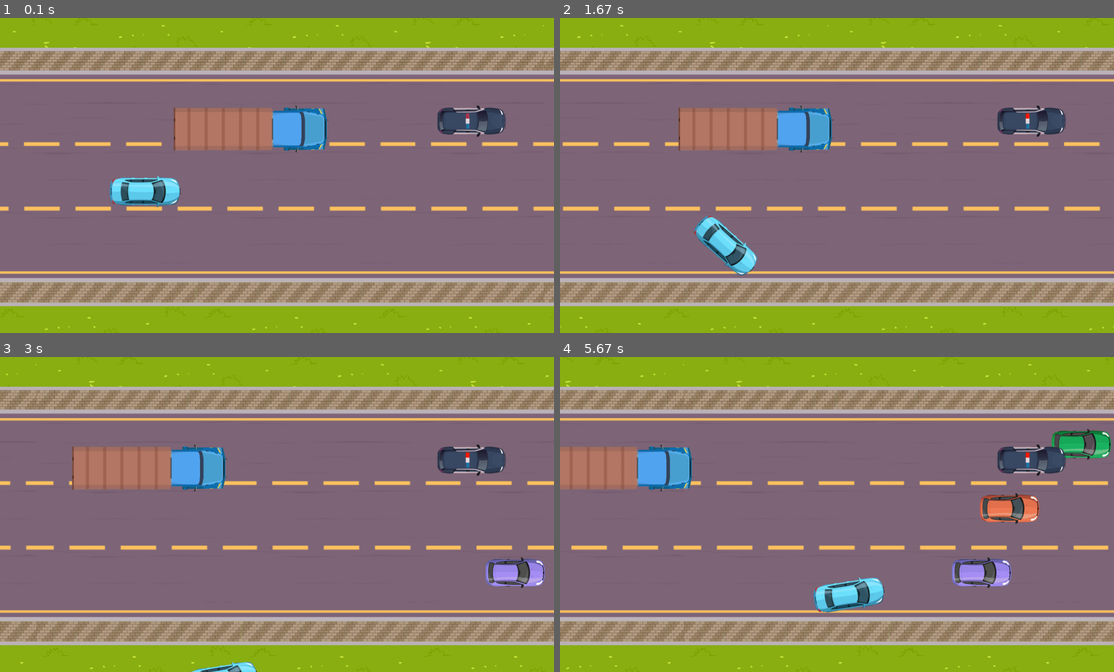
Above: before the commit, frames 1-4 (two rows, left to right).
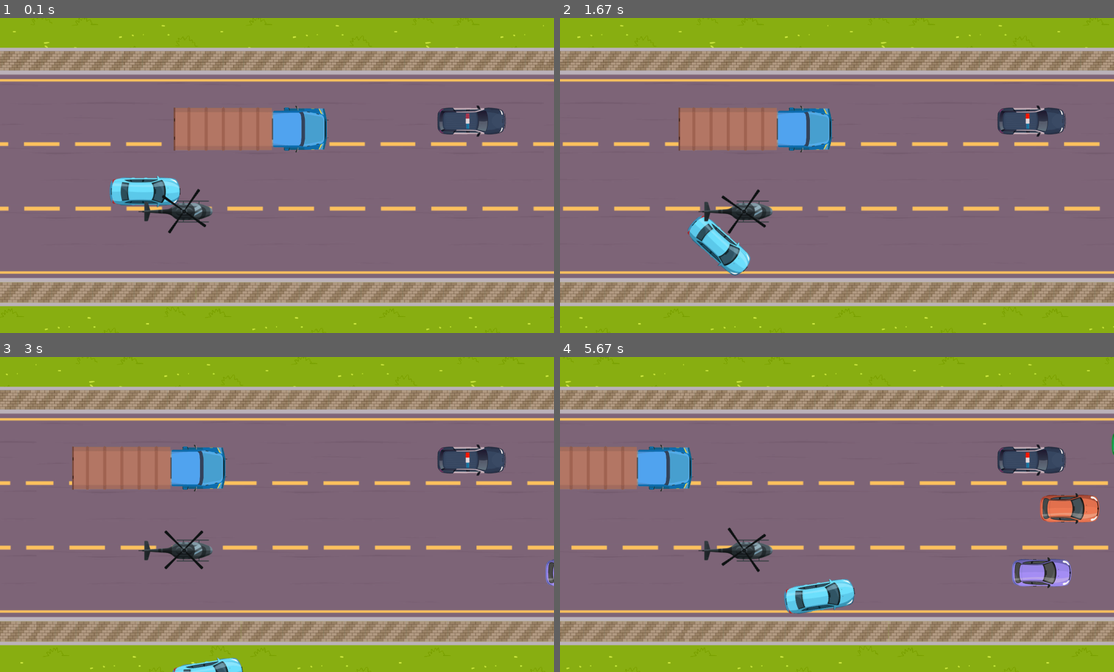
Above: after the commit, the same moments.

Repository: AdamJ77/highway-pygame
Game: pygame game, started from main_speeding.py
Same seed, same stepped clock (60 frames per second), same inputs: the game is played once before the commit and once after it.
Inputs:
- Up to frame 1 (0.1 s): no input
- Up to frame 2 (1.67 s): tap Space at 0.33, 0.73, 1.03, 1.23, 1.53 s; hold P 0.67-1.13 s; hold D 0.67-1.13 s; hold D 1.17-1.63 s
- Up to frame 3 (3 s): hold W 1.67-1.97 s; tap Space at 1.73, 2.07, 2.37, 2.57, 2.87 s; hold D 2-2.47 s; hold A from 2.5 s (still down)
- Up to frame 4 (5.67 s): release A at 3.03 s; hold S 3.07-3.37 s; tap Space at 3.13, 3.47, 3.77, 3.9, 4.3, 4.6, 4.97, 5.37 s; hold A 3.4-3.8 s; hold W 3.83-4.2 s; hold D 4.23-4.87 s; hold S 4.9-5.27 s; hold A from 5.3 s (still down)

The runs differ from the first frame. In frame 1, 0.6% of the frame differs, in the area x 25-39%, y 54-69%; in frame 2, 1.6%; in frame 3, 2.0%; in frame 4, 6.3%, in the area x 25-100%, y 22-82%.

Commit message:
Added police chopper class and fixed spawning traffic spot

Diff:
--- a/class_player.py
+++ b/class_player.py
@@ -1,23 +1,12 @@
+import math
+
 import pygame as pg
-import math
-from classes_other import (
-    Car
-)
 
-from config import (
-    WIDTH,
-    HEIGHT,
-    PLAYER_IMAGE,
-    PLAYER_WIDTH,
-    PLAYER_HEIGHT,
-    SPEED_PLAYER,
-    BRAKE_LIGHTS,
-    ACELERATION,
-    SCROLL_SPEED,
-    BRAKE_DECEL,
-    ANGLE_ROTATE,
-    MAX_ANGLE
-)
+from classes_other import Car
+from config import (ACELERATION, ANGLE_ROTATE, BRAKE_DECEL, BRAKE_LIGHTS,
+                    HEIGHT, MAX_ANGLE, PLAYER_HEIGHT, PLAYER_IMAGE,
+                    PLAYER_WIDTH, SCROLL_SPEED, SPEED_PLAYER, WIDTH)
+
 
 class Player(Car):
     def __init__(self) -> None:
@@ -68,7 +57,7 @@
 
     def no_acceleration(self) -> None:
         """Speed down if no acceleration"""
-        if self.speed > SPEED_PLAYER and (new_x := self.x + self.speed) < WIDTH - PLAYER_WIDTH:
+        if self.speed > SPEED_PLAYER + 1 and (new_x := self.x + self.speed) < WIDTH - PLAYER_WIDTH:
             if self.speed - self.decelaration >= SPEED_PLAYER:
                 self.speed -= self.decelaration
                 self.x = new_x
--- a/classes_other.py
+++ b/classes_other.py
@@ -1,26 +1,21 @@
+import math
+from enum import Enum, auto
+
 import pygame as pg
-from enum import Enum, auto
-import math
+
+from config import (ANGLE_ROTATE, CHOPPER_STARTING_POINT,
+                    FREQUENCY_OF_POLICE_LIGHTS, FRICTION_DECEL,
+                    MAX_ANGLE_TRAFFIC_CHANGE_LINE, MAX_SPEED_PLAYER,
+                    POLICE_CAR_HEIGHT, POLICE_CAR_IMAGE,
+                    POLICE_CAR_IMAGE_LIGHTS_B, POLICE_CAR_IMAGE_LIGHTS_R,
+                    POLICE_CAR_WIDTH, POLICE_CHOPPER_HEIGHT,
+                    POLICE_CHOPPER_IMAGE, POLICE_CHOPPER_WIDTH, SCROLL_SPEED,
+                    SPEED_PLAYER, TIME_OF_TURN, TRUCK_HEIGHT, TRUCK_IMAGE,
+                    TRUCK_WIDTH, TURBINE_HEIGHT, TURBINE_IMAGE, TURBINE_SPEED,
+                    TURBINE_WIDTH)
+
 # from class_player import Player
 
-from config import (
-    SPEED_PLAYER,
-    MAX_SPEED_PLAYER,
-    FRICTION_DECEL,
-    SCROLL_SPEED,
-    TRUCK_IMAGE,
-    TRUCK_HEIGHT,
-    TRUCK_WIDTH,
-    POLICE_CAR_IMAGE,
-    POLICE_CAR_HEIGHT,
-    POLICE_CAR_WIDTH,
-    POLICE_CAR_IMAGE_LIGHTS_B,
-    POLICE_CAR_IMAGE_LIGHTS_R,
-    FREQUENCY_OF_POLICE_LIGHTS,
-    ANGLE_ROTATE,
-    MAX_ANGLE_TRAFFIC_CHANGE_LINE,
-    TIME_OF_TURN
-)
 
 
 class Game:
@@ -202,3 +197,53 @@
 
     def automatic_following(other: Car):
         pass
+
+
+class Chopper:
+    def __init__(self) -> None:
+        self._x = CHOPPER_STARTING_POINT[0]
+        self._y = CHOPPER_STARTING_POINT[1]
+        self.model = POLICE_CHOPPER_IMAGE
+        self.height = POLICE_CHOPPER_HEIGHT
+        self.width = POLICE_CHOPPER_WIDTH
+        # self.x_turbine = 100
+        # self.y_turbine = 100
+        self.turbine_model = TURBINE_IMAGE
+        self.turbine_image = self.turbine_model
+        self.turbine_height = TURBINE_HEIGHT
+        self.turbine_width = TURBINE_WIDTH
+        self.turbine_rotation = 0
+        self.turbine_speed = TURBINE_SPEED
+        self.turbine_rect = self.turbine_image.get_rect()
+        self.turbine_rect.center = self.turbine_center_point()
+
+    def turbine_center_point(self) -> tuple[float]:
+        return (self.x + self.width / 2 + 15, self.y + self.height / 2 )
+
+    def rotate_turbine(self):
+        # rotated_image = pg.transform.rotate(self.turbine_model, self.turbine_rotation)
+        # new_rect = rotated_image.get_rect(center=(self.turbine_model.get_rect(topleft=(self.x_turbine, self.y_turbine)).center))
+        # self.turbine_model = rotated_image
+        # self.turbine_rotation += TURBINE_SPEED % 360
+        # self.x_turbine, self.y_turbine = new_rect.topleft
+        self.turbine_image = pg.transform.rotate(self.turbine_model, self.turbine_rotation)
+        self.turbine_rotation += TURBINE_SPEED % 360  # Value will reapeat after 359. This prevents angle to overflow.
+        x, y = self.turbine_rect.center  # Save its current center.
+        self.turbine_rect = self.turbine_image.get_rect()  # Replace old rect with new rect.
+        self.turbine_rect.center = (x, y)  # Put the new rect's center at old center.
+
+    @property
+    def x(self):
+        return self._x
+
+    @x.setter
+    def x(self, new_x):
+        self._x = new_x
+
+    @property
+    def y(self):
+        return self._y
+
+    @y.setter
+    def y(self, new_y):
+        self._y = new_y
--- a/collisions.py
+++ b/collisions.py
@@ -80,9 +80,9 @@
     traffic_cars: np.array,
     upper: pg.Rect,
     lower: pg.Rect
-    ):
+    )-> None:
     is_collision = check_boundaries_collision(player, upper, lower)
-    print(is_collision)
+    # print(is_collision)
     if is_collision:
         boundary = "upper" if is_collision is upper else "lower"
         player.rotate_back(boundary)
--- a/concepts/testing_rotation.py
+++ /dev/null
@@ -1,188 +0,0 @@
-from importlib.util import set_loader
-import pygame as pg
-import math
-from collections import Counter
-
-
-WIDTH, HEIGHT = 1900, 1000
-
-PLAYER_WIDTH, PLAYER_HEIGHT = WIDTH // 4, HEIGHT // 7
-WIN = pg.display.set_mode((WIDTH, HEIGHT))
-PLAYER_IMAGE = pg.transform.rotate(pg.image.load("images/player_car_new.png"), -90)
-HIGHWAY_IMAGE = pg.transform.scale(pg.image.load("images/highway2.png"), (WIDTH, HEIGHT))
-# LAMP_IMAGE = pg.transform.scale(pg.image.load("images/lamp.png"), (35, 173))
-DRIVING_AREA_SIZE = (HEIGHT//5, 4*HEIGHT//5)
-
-HIGHWAY_IMAGE_WIDTH = HIGHWAY_IMAGE.get_width()
-print(HIGHWAY_IMAGE_WIDTH)
-tiles = math.ceil((WIDTH / HIGHWAY_IMAGE_WIDTH)) + 2    # maybe 1
-print(tiles)
-SCROLL_SPEED = 5
-
-SPEED_PLAYER = 0
-MAX_SPEED_PLAYER = 20
-ACELERATION = 0.5
-
-SPEED_CAR_SIDEWAYS = 5
-FRICTION_DECEL = 0.5     # decelaration caused by friction and no acceleration
-BRAKE_DECEL = 10
-
-ANGLE_ROTATE = 2
-ROTATION_BACK_SPEED_ANGLE = 2
-MAX_ANGLE = 45
-
-pg.display.set_caption("Highway ride")
-
-class Car:
-    def __init__(self) -> None:
-        self._x
-        self._y
-        self.model
-
-
-class Player(Car):
-    def __init__(self) -> None:
-        self._x = PLAYER_WIDTH
-        self._y = HEIGHT // 2
-        self.rotation = 0
-        self.image = PLAYER_IMAGE
-        self.speed = SPEED_PLAYER
-        self.decelaration = FRICTION_DECEL
-        # self.speed
-
-    @property
-    def x(self):
-        return self._x
-
-    @x.setter
-    def x(self, new_x):
-        self._x = new_x
-
-    @property
-    def y(self):
-        return self._y
-
-    @y.setter
-    def y(self, new_y):
-        self._y = new_y
-
-    def get_tan(self) -> float:
-        """Convert angle rotation of the player from the x axis to value of tangens of it"""
-        return math.tan(math.radians(abs(self.rotation)))
-
-    def move_forward(self) -> None:
-        """Move car forward depending on the car's rotation"""
-        if self.x + self.speed < WIDTH - PLAYER_WIDTH // 2:
-            self.x += self.speed
-            if self.speed < MAX_SPEED_PLAYER:
-                self.speed += ACELERATION
-            self.move_sideways()
-
-    def move_sideways(self) -> None:
-        """Move sideways if there is rotation != 0"""
-        if self.rotation > 0 and self.y - self.speed * self.get_tan() > DRIVING_AREA_SIZE[0]:
-            self.y -= (self.speed + SCROLL_SPEED) * self.get_tan()
-        if self.rotation < 0 and self.y + self.speed * self.get_tan() < DRIVING_AREA_SIZE[1]:
-            self.y += (self.speed + SCROLL_SPEED) * self.get_tan()
-
-    def no_acceleration(self) -> None:
-        """Speed down if no acceleration"""
-        if self.speed > SPEED_PLAYER and self.x + self.speed < WIDTH:
-            if self.speed - self.decelaration >= SPEED_PLAYER:
-                self.speed -= self.decelaration
-                self.x += self.speed
-        else:
-            if self.x - self.decelaration > 0:
-                self.x -= self.decelaration * 6
-        self.move_sideways()
-
-    def brake(self) -> None:
-        """Massive speed down"""
-        if self.speed > SPEED_PLAYER and self.x + self.speed < WIDTH:
-            if self.speed - self.decelaration * 5 >= SPEED_PLAYER:
-                self.speed -= self.decelaration * 5
-                self.x += self.speed
-            else:
-                self.speed = SPEED_PLAYER
-        elif not self.speed:
-            if self.x - BRAKE_DECEL > 0:
-                self.x -= BRAKE_DECEL
-        # drifting mode to be added
-
-    def rotate_left(self) -> None:
-        if self.rotation < MAX_ANGLE:
-            self.image = pg.transform.rotate(PLAYER_IMAGE, self.rotation)
-            self.rotation += ANGLE_ROTATE
-
-    def rotate_right(self) -> None:
-        if self.rotation > -MAX_ANGLE:
-            self.image = pg.transform.rotate(PLAYER_IMAGE, self.rotation)
-            self.rotation -= ANGLE_ROTATE
-
-    def rotate_back(self) -> None:
-        if self.rotation > 0:
-            self.rotate_right()
-        if self.rotation < 0:
-            self.rotation += ROTATION_BACK_SPEED_ANGLE
-            self.image = pg.transform.rotate(PLAYER_IMAGE, self.rotation)
-
-
-def move_player(player: Player) -> None:
-    keys_pressed = pg.key.get_pressed()
-    # counter = Counter(keys_pressed)
-    if keys_pressed[pg.K_w]:
-        player.move_forward()
-    if keys_pressed[pg.K_a]:
-       player.rotate_left()
-    if keys_pressed[pg.K_d]:
-        player.rotate_right()
-    # if keys_pressed[pg.K_s]:
-    #     player.brake()
-    # elif not keys_pressed[pg.K_w]:
-    #     player.no_acceleration()
-    # elif not keys_pressed[pg.K_a] and not keys_pressed[pg.K_d] and not keys_pressed[pg.K_w]:
-    #     player.rotate_back()
-
-
-# def draw_tiremarks(player: Player):
-#     pass
-
-def update_screen(player: Player) -> None:
-    """Updates screen images' positions"""
-    WIN.blit(player.image, (player.x, player.y ))
-    # WIN.blit(LAMP_IMAGE, (300, 750))
-    pg.display.update()
-
-# def scroll_background(scroll_speed_bg):
-#     for index in range(tiles):
-#             WIN.blit(HIGHWAY_IMAGE, (index * HIGHWAY_IMAGE_WIDTH + scroll_speed_bg, 0))
-#             scroll_speed_bg -= SCROLL_SPEED # -5
-#     return scroll_speed_bg
-
-# def scroll_lamps(scroll_speed_):
-#     pass
-
-
-
-def main(*args, **kwargs):
-    clock = pg.time.Clock()
-    pg.init()
-    run = True
-    player = Player()
-    scroll_speed_bg = 0
-    while run:
-        clock.tick(120)
-        for event in pg.event.get():
-            if event.type == pg.QUIT:
-                run = False
-        # scroll_speed_bg = scroll_background(scroll_speed_bg)
-        # if abs(scroll_speed_bg) > HIGHWAY_IMAGE_WIDTH:
-        #     scroll_speed_bg = 0
-        move_player(player)
-        update_screen(player)
-        print(player.rotation)
-    pg.quit()
-
-
-if __name__ == "__main__":
-    main()
--- a/config.py
+++ b/config.py
@@ -15,8 +15,8 @@
 PLAYER_WIDTH, PLAYER_HEIGHT = PLAYER_IMAGE.get_width(), PLAYER_IMAGE.get_height()
 
 SPEED_PLAYER = 0
-MAX_SPEED_PLAYER = 20
-ACELERATION = 0.5
+MAX_SPEED_PLAYER = 15
+ACELERATION = 0.3
 SPEED_CAR_SIDEWAYS = 5
 FRICTION_DECEL = 0.5     # decelaration caused by friction and no acceleration
 BRAKE_DECEL = 10
@@ -86,7 +86,24 @@
 # OTHER OBJECTS
 
 #SPAWN LOCATIONS
-SPAWN_LOC_1 = (HIGHWAY_IMAGE_WIDTH - CAR_WIDTH, DRIVING_AREA_SIZE[0] + 80)
-SPAWN_LOC_2 = (HIGHWAY_IMAGE_WIDTH - CAR_WIDTH, DRIVING_AREA_SIZE[0] + 300)
-SPAWN_LOC_3 = (HIGHWAY_IMAGE_WIDTH - CAR_WIDTH, DRIVING_AREA_SIZE[0] + 520)
+SPAWN_LOC_1 = (HIGHWAY_IMAGE_WIDTH , DRIVING_AREA_SIZE[0] + 80)
+SPAWN_LOC_2 = (HIGHWAY_IMAGE_WIDTH , DRIVING_AREA_SIZE[0] + 300)
+SPAWN_LOC_3 = (HIGHWAY_IMAGE_WIDTH , DRIVING_AREA_SIZE[0] + 520)
 SPAWN_LOCATIONS = [SPAWN_LOC_1, SPAWN_LOC_2, SPAWN_LOC_3]
+
+
+
+
+# POLICE CHOPPER
+POLICE_CHOPPER_IMAGE = pg.transform.rotate(pg.image.load("images/police_chopper.png"), -90)
+POLICE_CHOPPER_WIDTH = POLICE_CHOPPER_IMAGE.get_width()
+POLICE_CHOPPER_HEIGHT = POLICE_CHOPPER_IMAGE.get_height()
+CHOPPER_STARTING_POINT = WIDTH//4, HEIGHT//2
+
+TURBINE_IMAGE = pg.transform.rotate(pg.image.load("images/turbine.png"), -90)
+TURBINE_HEIGHT, TURBINE_WIDTH = TURBINE_IMAGE.get_height(), TURBINE_IMAGE.get_width()
+TURBINE_SPEED = 10
+
+# TRAFFIC
+PROBABILITY_OF_SPAWN = 20
+NUM_OF_TRAFFIC = 4
--- a/main_speeding.py
+++ b/main_speeding.py
@@ -6,9 +6,10 @@
 import pygame as pg
 
 from class_player import Player
-from classes_other import Game, Police, Truck
+from classes_other import Chopper, Game, Police, Truck
 from collisions import collisions
-from config import AREA_SURFACE, HIGHWAY_IMAGE_WIDTH, WIN
+from config import (AREA_SURFACE, HIGHWAY_IMAGE_WIDTH, NUM_OF_TRAFFIC,
+                    PROBABILITY_OF_SPAWN, WIN)
 from utils import (create_boundaries, create_color_cars_dict,
                    create_spawning_locations, create_traffic_car,
                    get_random_car, get_random_colors, scroll_background,
@@ -40,6 +41,8 @@
         player.brakes_light = False
     if keys_pressed[pg.K_SPACE]:
         player.constant_speed()
+    if keys_pressed[pg.K_p]:
+        pass
 
 
     if keys_pressed[pg.K_p]:
@@ -80,7 +83,8 @@
 def update_screen(
     player: Player,
     traffic_cars: np.array,
-    police: Police
+    police: Police,
+    chopper: Chopper
     ) -> None:
     """
     Updates screen images' positions
@@ -96,6 +100,8 @@
 
     WIN.blit(player_model, (player.x, player.y))
     WIN.blit(police.model, (police.x, police.y))
+    WIN.blit(chopper.model, (chopper.x, chopper.y))
+    WIN.blit(chopper.turbine_image, chopper.turbine_rect)
     WIN.blit(AREA_SURFACE, (0,0))
     pg.display.update()
     return traffic_cars
@@ -155,6 +161,7 @@
     player = Player()
     truck1 = Truck()
     police_car = Police()
+    chopper = Chopper()
 
     upper_b, lower_b = create_boundaries()
     locations_objs = create_spawning_locations()
@@ -180,17 +187,20 @@
             scroll_speed_bg = 0
 
         # UPDATE CARS IMAGES
-        traffic_cars = update_screen(player, traffic_cars, police_car)
+        traffic_cars = update_screen(player, traffic_cars, police_car, chopper)
 
         # CHECK IF PLAYER COLLIDED WITH BOUNDARY OR CAR
         collisions(player, traffic_cars, upper_b, lower_b)
 
+        # CHOPPER TURBINES TEST
+        chopper.rotate_turbine()
+
         # CHECK FOR PLAYER'S INPUT
         input_player(player, police_car)
 
         # TRAFFIC
         move_traffic(traffic_cars)
-        traffic_cars = spawn_traffic(20, 4, Car_Colors, traffic_cars, locations_objs)
+        traffic_cars = spawn_traffic(PROBABILITY_OF_SPAWN, NUM_OF_TRAFFIC, Car_Colors, traffic_cars, locations_objs)
 
         # DEBUG
         debug(player, traffic_cars, police_car, upper_b, lower_b)
--- /dev/null
+++ b/testing_new_features/testing_rotation.py
@@ -0,0 +1,143 @@
+import math
+from collections import Counter
+from importlib.util import set_loader
+
+import pygame as pg
+
+WIDTH, HEIGHT = 1900, 1000
+
+PLAYER_WIDTH, PLAYER_HEIGHT = WIDTH // 4, HEIGHT // 7
+WIN = pg.display.set_mode((WIDTH, HEIGHT))
+PLAYER_IMAGE = pg.transform.rotate(pg.image.load("images/player_car_new.png"), -90)
+
+DRIVING_AREA_SIZE = (HEIGHT//5, 4*HEIGHT//5)
+
+
+SPEED_PLAYER = 0
+MAX_SPEED_PLAYER = 20
+ACELERATION = 0.5
+
+SPEED_CAR_SIDEWAYS = 5
+FRICTION_DECEL = 0.5     # decelaration caused by friction and no acceleration
+BRAKE_DECEL = 10
+
+ANGLE_ROTATE = 2
+ROTATION_BACK_SPEED_ANGLE = 2
+MAX_ANGLE = 45
+
+pg.display.set_caption("Highway ride")
+
+class Car:
+    def __init__(self) -> None:
+        self._x
+        self._y
+        self.model
+
+
+class Player(Car):
+    def __init__(self) -> None:
+        self._x = PLAYER_WIDTH
+        self._y = HEIGHT // 2
+        self.rotation = 0
+        self.image = PLAYER_IMAGE
+        self.speed = SPEED_PLAYER
+        self.decelaration = FRICTION_DECEL
+        self.rect = pg.Rect(self.x, self.y, 0, 0)
+
+    @property
+    def x(self):
+        return self._x
+
+    @x.setter
+    def x(self, new_x):
+        self._x = new_x
+
+    @property
+    def y(self):
+        return self._y
+
+    @y.setter
+    def y(self, new_y):
+        self._y = new_y
+
+    # def rect(self):
+        # return self.rect
+
+
+    def point(self):
+        return (self.x, self.y + PLAYER_HEIGHT // 2)
+
+    def get_tan(self) -> float:
+        """Convert angle rotation of the player from the x axis to value of tangens of it"""
+        return math.tan(math.radians(abs(self.rotation)))
+
+    def rotate_left(self) -> None:
+        if self.rotation < MAX_ANGLE:
+            self.image = pg.transform.rotate(PLAYER_IMAGE, self.rotation)
+            self.rotation += ANGLE_ROTATE
+
+    def rotate_right(self) -> None:
+        if self.rotation > -MAX_ANGLE:
+            self.image = pg.transform.rotate(PLAYER_IMAGE, self.rotation)
+            self.rotation -= ANGLE_ROTATE
+
+
+def rotate_around_point(image, angle, point):
+    # Get the rectangle of the image
+    rect = image.get_rect()
+
+    # Translate the rectangle so that the point to rotate around becomes the origin
+    rect.center = point
+    rect = rect.move(-rect.width / 2, -rect.height / 2)
+
+    # Perform the rotation
+    rotated_image = pg.transform.rotate(image, angle)
+    rot_rect = rotated_image.get_rect(center=rect.center)
+
+    # Translate the rectangle back to its original position
+    rot_rect = rot_rect.move(rect.width / 2, rect.height / 2)
+
+    return rotated_image, rot_rect
+
+
+
+def move_player(player: Player, rotation_point: tuple[int]) -> None:
+    keys_pressed = pg.key.get_pressed()
+    # if keys_pressed[pg.K_a]:
+        # player.image, player.rect = rotate_around_point(player.image, 3, rotation_point)
+    #    player.rotate_left()
+    if keys_pressed[pg.K_d]:
+        player.image, player.rect = rotate_around_point(player.image, -3, rotation_point)
+        # player.rotate_right()
+
+
+def update_screen(player: Player) -> None:
+    """Updates screen images' positions"""
+    WIN.blit(player.image, player.rect)
+    pg.display.update()
+
+
+
+def main(*args, **kwargs):
+    clock = pg.time.Clock()
+    pg.init()
+    run = True
+    player = Player()
+    scroll_speed_bg = 0
+
+
+    while run:
+        clock.tick(40)
+        for event in pg.event.get():
+            if event.type == pg.QUIT:
+                run = False
+
+        rotation_point = (PLAYER_WIDTH, player.image.get_rect().height / 2)
+        move_player(player, rotation_point)
+        update_screen(player)
+        print(player.point())
+    pg.quit()
+
+
+if __name__ == "__main__":
+    main()
--- /dev/null
+++ b/testing_new_features/testing_rotations2.py
@@ -0,0 +1,60 @@
+import math
+import sys
+
+import pygame as pg
+
+pg.init()
+screen = pg.display.set_mode((1900, 1080))
+
+# Load car image
+car_image = pg.transform.rotate(pg.image.load("images/player_car_new.png"), -90)
+
+# Set car position
+car_position = (1000, 500)
+
+# Initialize rotation angle
+angle = 0
+
+# Offset from the center to the rear axis
+rear_axis_offset = (car_image.get_width() / 2, car_image.get_height())
+
+# Rotate car image around rear axis and draw it on the screen
+def draw_car(angle):
+    # Translate car image so that the rear axis is at the origin
+    translated_car = pg.Surface((car_image.get_width(), car_image.get_height()), pg.SRCALPHA)
+    translated_car.blit(car_image, (rear_axis_offset[0], rear_axis_offset[1]))
+
+    # Rotate translated car image
+    rotated_car = pg.transform.rotate(translated_car, angle)
+
+    # Get rectangle of rotated car image
+    rot_rect = rotated_car.get_rect(topleft=(rear_axis_offset[0], rear_axis_offset[1]))
+
+    # Translate rotated car image back to its original position
+    final_car = pg.Surface((rot_rect.width, rot_rect.height), pg.SRCALPHA)
+    final_car.blit(rotated_car, (rear_axis_offset[0], rear_axis_offset[1]))
+
+    # Draw final car image on screen
+    screen.blit(final_car, (car_position[0]-rear_axis_offset[0], car_position[1]-rear_axis_offset[1]))
+
+# ...
+if __name__ == "__main__":
+    # Main game loop
+    while True:
+
+        for event in pg.event.get():
+            if event.type == pg.QUIT:
+                pg.quit()
+                sys.exit()
+
+        # Update angle
+        angle += 0
+
+        # Clear screen
+        # screen.fill((255, 255, 255))
+
+        # Draw car
+        draw_car(angle)
+
+        # Update screen
+        pg.display.update()
Binary file added: images/police_chopper.png
Binary file added: images/turbine.png
Renamed: testing_following.py -> testing_new_features/testing_following.py
